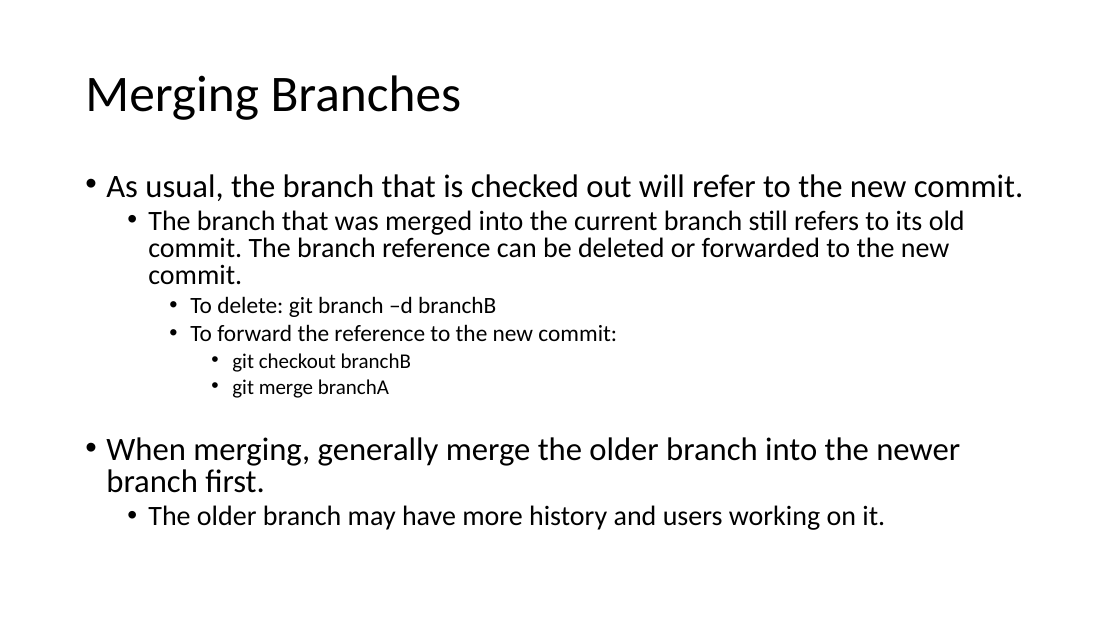
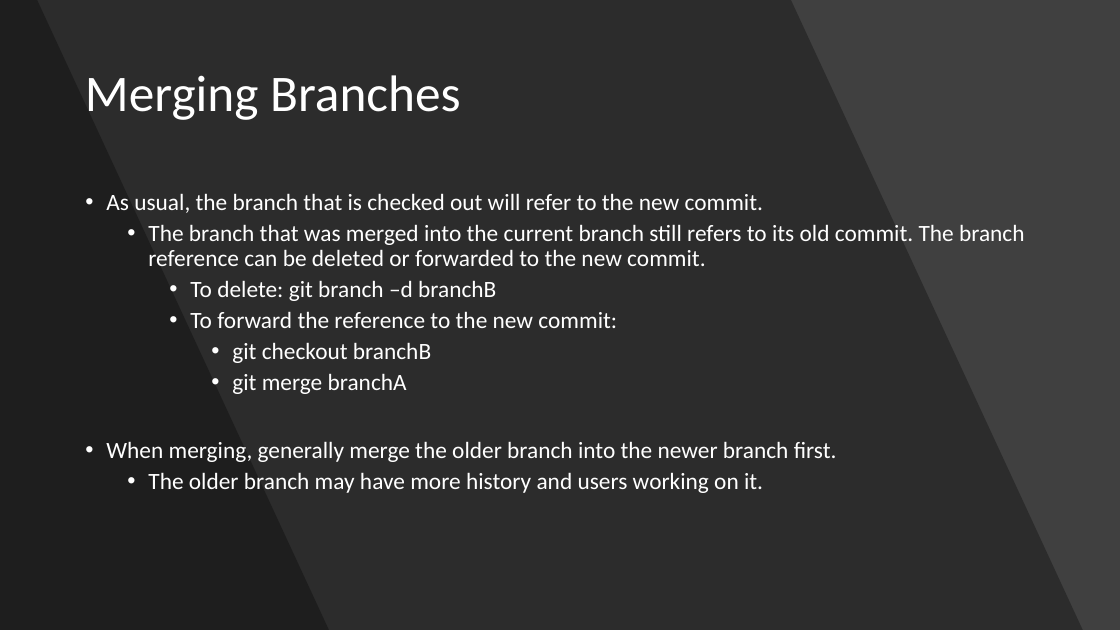
Before and after one commit to sabingautam16/git, a slide deck: slide 14 of Git.pptx. Drawn at 1120x630 pixels with LibreOffice and Linux fonts; fonts in the diff are those of the drawing. Boxes give left, top, right and bottom in pixels: in the first picture for what was removed or moved away, otherwise in the second. Text is boxed around its words. In the diff, an @@ line names an element or a change of style, - is before the commit and + after.

Commit message:
styling

```diff
--- a/Git.pptx
+++ b/Git.pptx
@@ background #FFFFFF to #404040 @@
@@ freeform shape added at [0, 0, 1083, 630], fill #000000 at 30% opacity @@
@@ freeform shape added at [0, 0, 329, 630], fill #000000 at 30% opacity @@
@@ title "Merging Branches" at [85, 75, 460, 120]: text colour #000000 to #FFFFFF @@
@@ text "As usual, the branch that ...": place and size @@
-text "As usual, the branch that ..." at [106, 174, 1023, 530]
+text "As usual, the branch that ..." at [106, 193, 1025, 493]
@@ text "As usual, the branch that ..." at [106, 193, 1025, 493]: size 28 to 20 pt in "As usual, the branch that is checked ...", "When merging, generally merge the older branch ..."; text colour #000000 to #FFFFFF; size 24 to 20 pt in "The branch that was merged into the ...", "The older branch may have more history ..."; size 18 to 20 pt in "git checkout branchB", "git merge branchA"; line spacing 0.8 to 0.9 @@
```
Also in this commit, not shown: 22 other slides changed.
